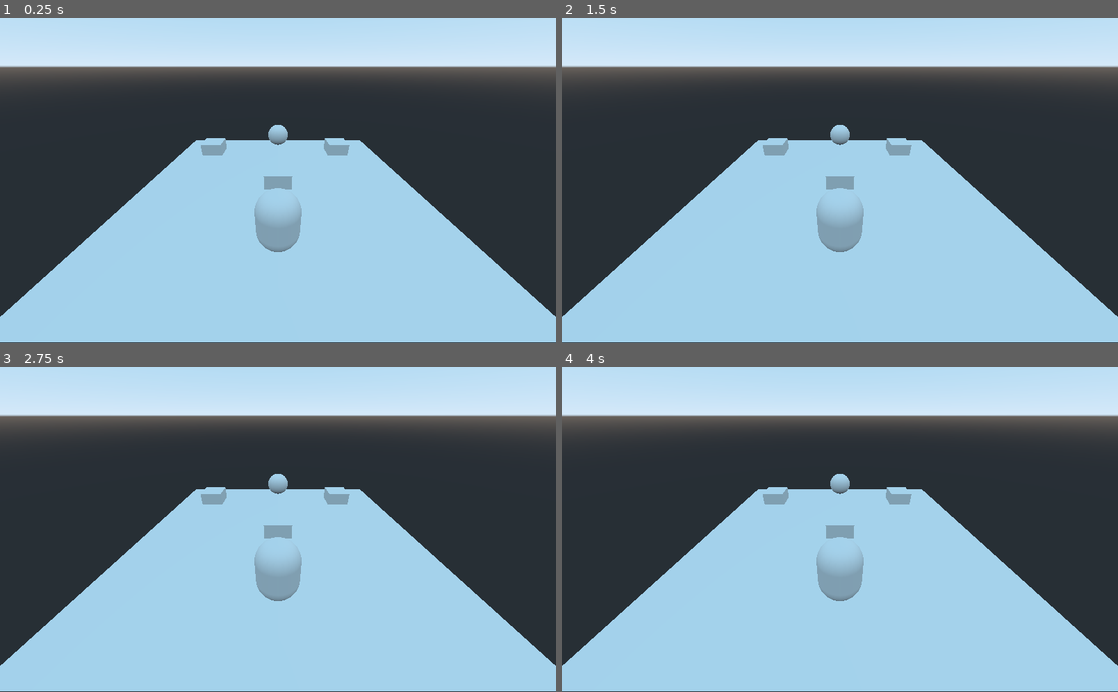
Above: before the commit, frames 1-4 (two rows, left to right).
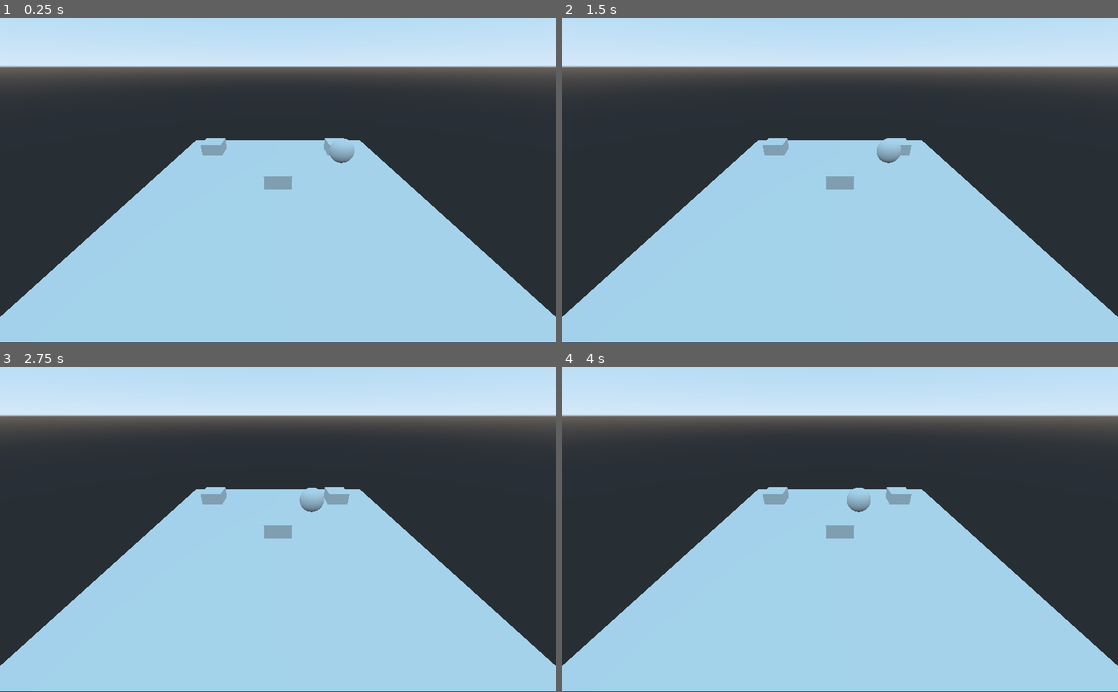
Above: after the commit, the same moments.

Repository: tahagabre/trucking
Game: Godot game, scene res://NavMeshTest.tscn
Same seed, same stepped clock (60 frames per second), same inputs: the game is played once before the commit and once after it.
Inputs:
- Up to frame 1 (0.25 s): no input
- Up to frame 2 (1.5 s): no input
- Up to frame 3 (2.75 s): tap Enter at 2 s
- Up to frame 4 (4 s): tap Space at 2.75 s; tap Enter at 3.5 s

The runs differ from the first frame. In frame 1, 1.2% of the frame differs, in the area x 45-64%, y 32-73%; in frame 2, 1.2%, in the area x 45-61%, y 32-73%; in frame 3, 1.2%; in frame 4, 1.2%.

Commit message:
added spawners and better path finding

Diff:
--- a/Project/Camera.gd
+++ b/Project/Camera.gd
@@ -2,9 +2,20 @@
 
 var target
 
-func _physics_process(delta):
-	if ! target:
-		target = get_node("/root/Spatial/Navigation/target")
+var timer_raw = 0
+var timer
 
-		print("!!!!")
-		get_tree().call_group("units", "move_to", target.translation)
+func _ready():
+	findtarget()
+
+func _process(delta):
+	timer_raw += delta
+	timer = round(timer_raw)
+
+	if timer >  1:
+		findtarget()
+		timer_raw = 0
+
+func findtarget():
+	target = get_node("/root/Main/Navigation/target")
+	get_tree().call_group("units", "move_to", target.translation)
--- /dev/null
+++ b/Project/Main.gd
@@ -0,0 +1,22 @@
+extends Spatial
+
+
+onready var zombie = preload("res://Unit.tscn")
+var spawner
+var timer_raw = 0
+var timer
+
+func _process(delta):
+	timer_raw += delta
+	timer = round(timer_raw)
+
+	if timer >  4:
+		spawn_zombie()
+		timer_raw = 0
+
+func spawn_zombie():
+	var z = zombie.instance()
+	spawner = get_node("/root/Main/Navigation/Spawner")
+	var spawnerpos = spawner.translation
+	z.translation = spawnerpos
+	add_child(z)
--- a/Project/NavMeshTest.tscn
+++ b/Project/NavMeshTest.tscn
@@ -1,46 +1,48 @@
-[gd_scene load_steps=10 format=2]
+[gd_scene load_steps=11 format=2]
 
-[ext_resource path="res://Unit.tscn" type="PackedScene" id=1]
+[ext_resource path="res://movetarget.gd" type="Script" id=1]
+[ext_resource path="res://Main.gd" type="Script" id=2]
 
-[sub_resource type="NavigationMesh" id=2]
+[sub_resource type="NavigationMesh" id=1]
 vertices = PoolVector3Array( -6.4, 0.905743, 9.5, -6.7, 0.905743, 8.3, -8.2, 0.905743, 8, -9.4, 0.905743, 9.5, -4.9, 0. …(1216 unchanged characters)…
 polygons = [ PoolIntArray( 3, 2, 0 ), PoolIntArray( 0, 2, 1 ), PoolIntArray( 6, 5, 4 ), PoolIntArray( 10, 9, 7 ), PoolI …(776 unchanged characters)…
 
-[sub_resource type="PlaneMesh" id=3]
+[sub_resource type="PlaneMesh" id=2]
 size = Vector2( 20, 20 )
 
-[sub_resource type="ConcavePolygonShape" id=6]
+[sub_resource type="ConcavePolygonShape" id=3]
 data = PoolVector3Array( 10, 0, 10, -10, 0, 10, 10, 0, -10, -10, 0, 10, -10, 0, -10, 10, 0, -10 )
 
 [sub_resource type="CubeMesh" id=4]
 
+[sub_resource type="ConcavePolygonShape" id=5]
+data = PoolVector3Array( -1, 1, 1, 1, 1, 1, -1, -1, 1, 1, 1, 1, 1, -1, 1, -1, -1, 1, 1, 1, -1, -1, 1, -1, 1, -1, -1, -1, 1, -1, -1, -1, -1, 1, -1, -1, 1, 1, 1, 1, 1, -1, 1, -1, 1, 1, 1, -1, 1, -1, -1, 1, -1, 1, -1, 1, -1, -1, 1, 1, -1, -1, -1, -1, 1, 1, -1, -1, 1, -1, -1, -1, 1, 1, 1, -1, 1, 1, 1, 1, -1, -1, 1, 1, -1, 1, -1, 1, 1, -1, -1, -1, 1, 1, -1, 1, -1, -1, -1, 1, -1, 1, 1, -1, -1, -1, -1, -1 )
+
+[sub_resource type="ConcavePolygonShape" id=6]
+data = PoolVector3Array( -1, 1, 1, 1, 1, 1, -1, -1, 1, 1, 1, 1, 1, -1, 1, -1, -1, 1, 1, 1, -1, -1, 1, -1, 1, -1, -1, -1, 1, -1, -1, -1, -1, 1, -1, -1, 1, 1, 1, 1, 1, -1, 1, -1, 1, 1, 1, -1, 1, -1, -1, 1, -1, 1, -1, 1, -1, -1, 1, 1, -1, -1, -1, -1, 1, 1, -1, -1, 1, -1, -1, -1, 1, 1, 1, -1, 1, 1, 1, 1, -1, -1, 1, 1, -1, 1, -1, 1, 1, -1, -1, -1, 1, 1, -1, 1, -1, -1, -1, 1, -1, 1, 1, -1, -1, -1, -1, -1 )
+
 [sub_resource type="ConcavePolygonShape" id=7]
 data = PoolVector3Array( -1, 1, 1, 1, 1, 1, -1, -1, 1, 1, 1, 1, 1, -1, 1, -1, -1, 1, 1, 1, -1, -1, 1, -1, 1, -1, -1, -1 …(284 unchanged characters)…
 
-[sub_resource type="ConcavePolygonShape" id=8]
-data = PoolVector3Array( -1, 1, 1, 1, 1, 1, -1, -1, 1, 1, 1, 1, 1, -1, 1, -1, -1, 1, 1, 1, -1, -1, 1, -1, 1, -1, -1, -1, 1, -1, -1, -1, -1, 1, -1, -1, 1, 1, 1, 1, 1, -1, 1, -1, 1, 1, 1, -1, 1, -1, -1, 1, -1, 1, -1, 1, -1, -1, 1, 1, -1, -1, -1, -1, 1, 1, -1, -1, 1, -1, -1, -1, 1, 1, 1, -1, 1, 1, 1, 1, -1, -1, 1, 1, -1, 1, -1, 1, 1, -1, -1, -1, 1, 1, -1, 1, -1, -1, -1, 1, -1, 1, 1, -1, -1, -1, -1, -1 )
+[sub_resource type="SphereMesh" id=8]
 
-[sub_resource type="ConcavePolygonShape" id=9]
-data = PoolVector3Array( -1, 1, 1, 1, 1, 1, -1, -1, 1, 1, 1, 1, 1, -1, 1, -1, -1, 1, 1, 1, -1, -1, 1, -1, 1, -1, -1, -1, 1, -1, -1, -1, -1, 1, -1, -1, 1, 1, 1, 1, 1, -1, 1, -1, 1, 1, 1, -1, 1, -1, -1, 1, -1, 1, -1, 1, -1, -1, 1, 1, -1, -1, -1, -1, 1, 1, -1, -1, 1, -1, -1, -1, 1, 1, 1, -1, 1, 1, 1, 1, -1, -1, 1, 1, -1, 1, -1, 1, 1, -1, -1, -1, 1, 1, -1, 1, -1, -1, -1, 1, -1, 1, 1, -1, -1, -1, -1, -1 )
-
-[sub_resource type="SphereMesh" id=5]
-
-[node name="Spatial" type="Spatial"]
+[node name="Main" type="Spatial"]
 
 [node name="Navigation" type="Navigation" parent="."]
+script = ExtResource( 2 )
 
 [node name="NavigationMeshInstance" type="NavigationMeshInstance" parent="Navigation"]
-navmesh = SubResource( 2 )
+navmesh = SubResource( 1 )
 
 [node name="MeshInstance" type="MeshInstance" parent="Navigation/NavigationMeshInstance"]
 transform = Transform( 1, 0, 0, 0, 1, 0, 0, 0, 1, 0, 0.59234, 0 )
-mesh = SubResource( 3 )
+mesh = SubResource( 2 )
 material/0 = null
 
 [node name="StaticBody" type="StaticBody" parent="Navigation/NavigationMeshInstance/MeshInstance"]
 
 [node name="CollisionShape" type="CollisionShape" parent="Navigation/NavigationMeshInstance/MeshInstance/StaticBody"]
-shape = SubResource( 6 )
+shape = SubResource( 3 )
 
 [node name="MeshInstance2" type="MeshInstance" parent="Navigation/NavigationMeshInstance"]
 transform = Transform( 1, 0, 0, 0, 1, 0, 0, 0, 1, 0, 0.705743, 0 )
@@ -70,17 +72,21 @@
 [node name="StaticBody" type="StaticBody" parent="Navigation/NavigationMeshInstance/MeshInstance4"]
 
 [node name="CollisionShape" type="CollisionShape" parent="Navigation/NavigationMeshInstance/MeshInstance4/StaticBody"]
-shape = SubResource( 9 )
-
-[node name="Unit" parent="Navigation" instance=ExtResource( 1 )]
-transform = Transform( 1, 0, 0, 0, 1, 0, 0, 0, 1, 6.32057, 0.97319, 0 )
+shape = SubResource( 7 )
 
 [node name="target" type="Spatial" parent="Navigation"]
-transform = Transform( 1, 0, 0, 0, 1, 0, 0, 0, 1, -6.6243, 2.30642, 0 )
+transform = Transform( 1, 0, 0, 0, 1, 0, 0, 0, 1, -2.29395, 2.30642, -5.55758 )
+script = ExtResource( 1 )
 
 [node name="target2" type="MeshInstance" parent="Navigation/target"]
-mesh = SubResource( 5 )
+mesh = SubResource( 8 )
 material/0 = null
+
+[node name="Spawner" type="Spatial" parent="Navigation"]
+transform = Transform( 1, 0, 0, 0, 1, 0, 0, 0, 1, 5.94555, 0.65406, 0 )
+
+[node name="Move" type="Spatial" parent="Navigation"]
+transform = Transform( 1, 0, 0, 0, 1, 0, 0, 0, 1, -2.62294, 1.63327, 5.71671 )
 
 [node name="Camera" type="Camera" parent="."]
 transform = Transform( -3.75428e-08, -0.512178, 0.858879, -2.2388e-08, 0.858879, 0.512178, -1, 1.77636e-15, -4.37114e-08, 12.6571, 8.3416, 0 )
--- /dev/null
+++ b/Project/Spawner.gd
@@ -0,0 +1 @@
+extends Spatial
--- /dev/null
+++ b/Project/movetarget.gd
@@ -0,0 +1,6 @@
+extends Spatial
+
+
+
+func _physics_process(delta):
+	global_translate(Vector3(0,0,delta))
Not shown: 2 places in Project/NavMeshTest.tscn that only renumber resources
